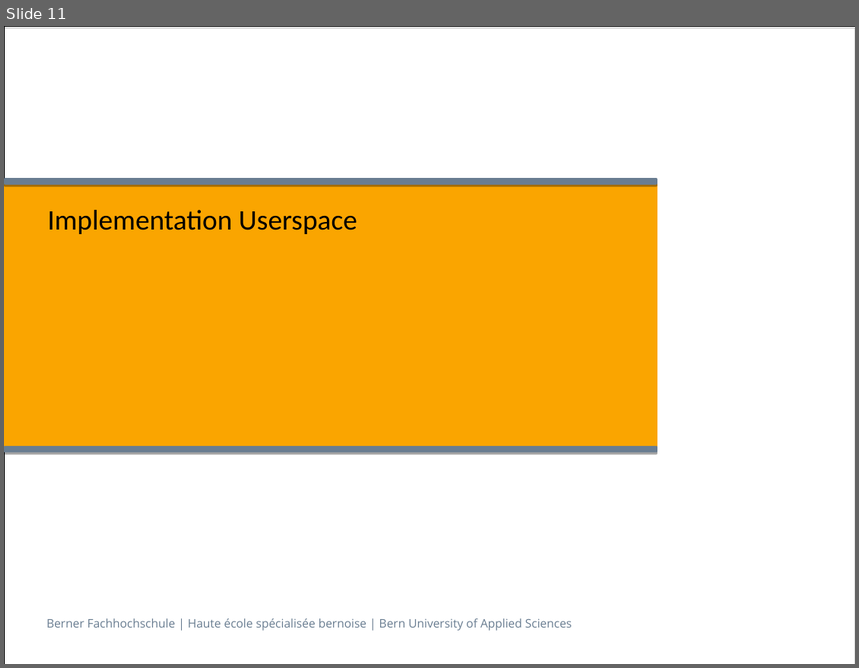
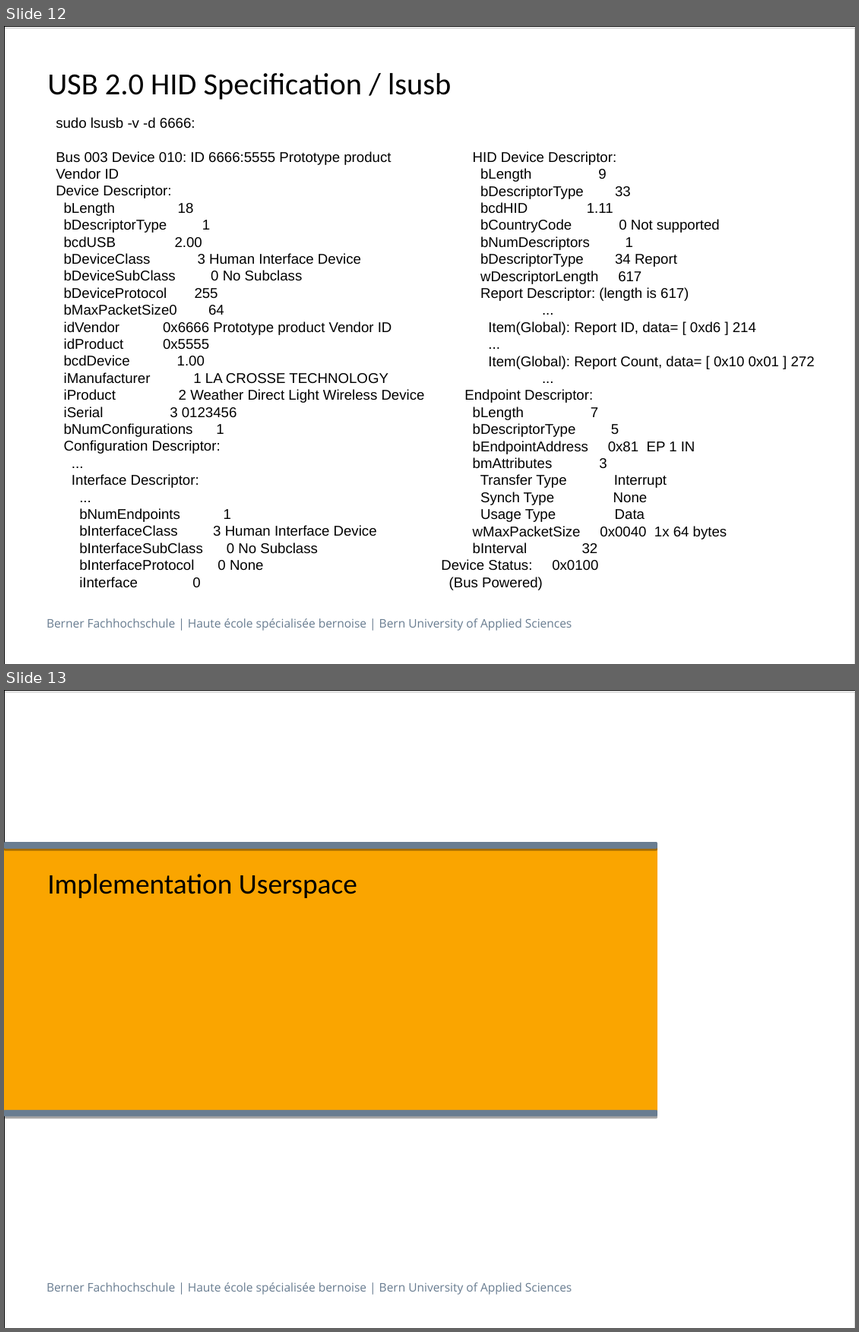
Before and after one commit to Overunity77/KlimaLogg, a slide deck: praesentation/Integrationsprojekt_danir1_suhnu1_chrib1.odp. Shown one above the other, each under a label of ours: slide 11 before the commit, slides 12 and 13 after it. The pictures are 859x668 and 859x1332 pixels, drawn with LibreOffice and Linux fonts; fonts in the diff are those of the drawing. Boxes give left, top, right and bottom in pixels: in the first picture for what was removed or moved away, otherwise in the second. Text is boxed around its words. In the diff, an @@ line names an element or a change of style, - is before the commit and + after.

```diff
--- a/praesentation/Integrationsprojekt_danir1_suhnu1_chrib1.odp
+++ b/praesentation/Integrationsprojekt_danir1_suhnu1_chrib1.odp
@@ slide 12 added at (x1=4, y1=26, x2=855, y2=664), background #FFFFFF; not listed: 2 template elements that a slide beside it also shows @@
@@ title added at (x1=47, y1=73, x2=451, y2=100), 26 pt, text #000000 @@
+USB 2.0 HID Specification / lsusb
@@ text added at (x1=56, y1=117, x2=425, y2=588), 12 pt, text #000000 @@
+sudo lsusb -v -d 6666:
+Bus 003 Device 010: ID 6666:5555 Prototype product Vendor ID
+Device Descriptor:
+bLength 18
+bDescriptorType 1
+bcdUSB 2.00
+bDeviceClass 3 Human Interface Device
+bDeviceSubClass 0 No Subclass
+bDeviceProtocol 255
+bMaxPacketSize0 64
+idVendor 0x6666 Prototype product Vendor ID
+idProduct 0x5555
+bcdDevice 1.00
+iManufacturer 1 LA CROSSE TECHNOLOGY
+iProduct 2 Weather Direct Light Wireless Device
+iSerial 3 0123456
+bNumConfigurations 1
+Configuration Descriptor:
+...
+Interface Descriptor:
+...
+bNumEndpoints 1
+bInterfaceClass 3 Human Interface Device
+bInterfaceSubClass 0 No Subclass
+bInterfaceProtocol 0 None
+iInterface 0
@@ text added at (x1=441, y1=151, x2=815, y2=591), 12 pt, text #000000 @@
+HID Device Descriptor:
+bLength 9
+bDescriptorType 33
+bcdHID 1.11
+bCountryCode 0 Not supported
+bNumDescriptors 1
+bDescriptorType 34 Report
+wDescriptorLength 617
+Report Descriptor: (length is 617)
+...
+Item(Global): Report ID, data= [ 0xd6 ] 214
+...
+Item(Global): Report Count, data= [ 0x10 0x01 ] 272
+...
+Endpoint Descriptor:
+bLength 7
+bDescriptorType 5
+bEndpointAddress 0x81 EP 1 IN
+bmAttributes 3
+Transfer Type Interrupt
+Synch Type None
+Usage Type Data
+wMaxPacketSize 0x0040 1x 64 bytes
+bInterval 32
+Device Status: 0x0100
+(Bus Powered)
@@ what was slide 11 is now slide 13 @@
```
Also in this commit, not shown: 4 slides changed, 1 other slide added.
